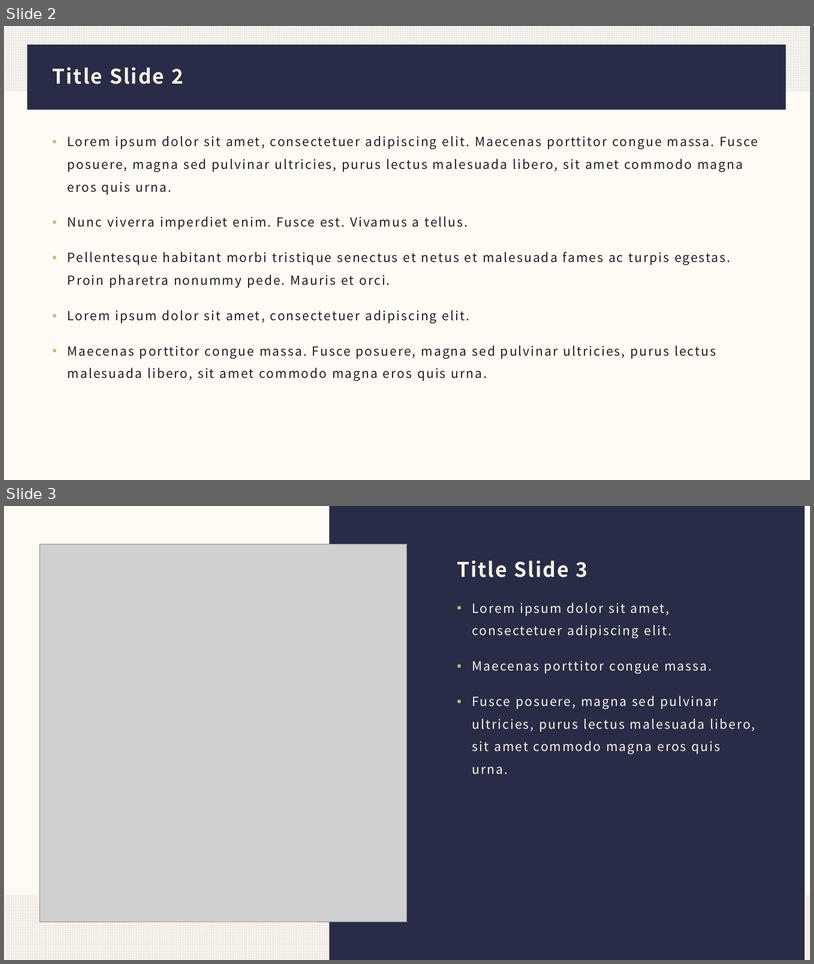
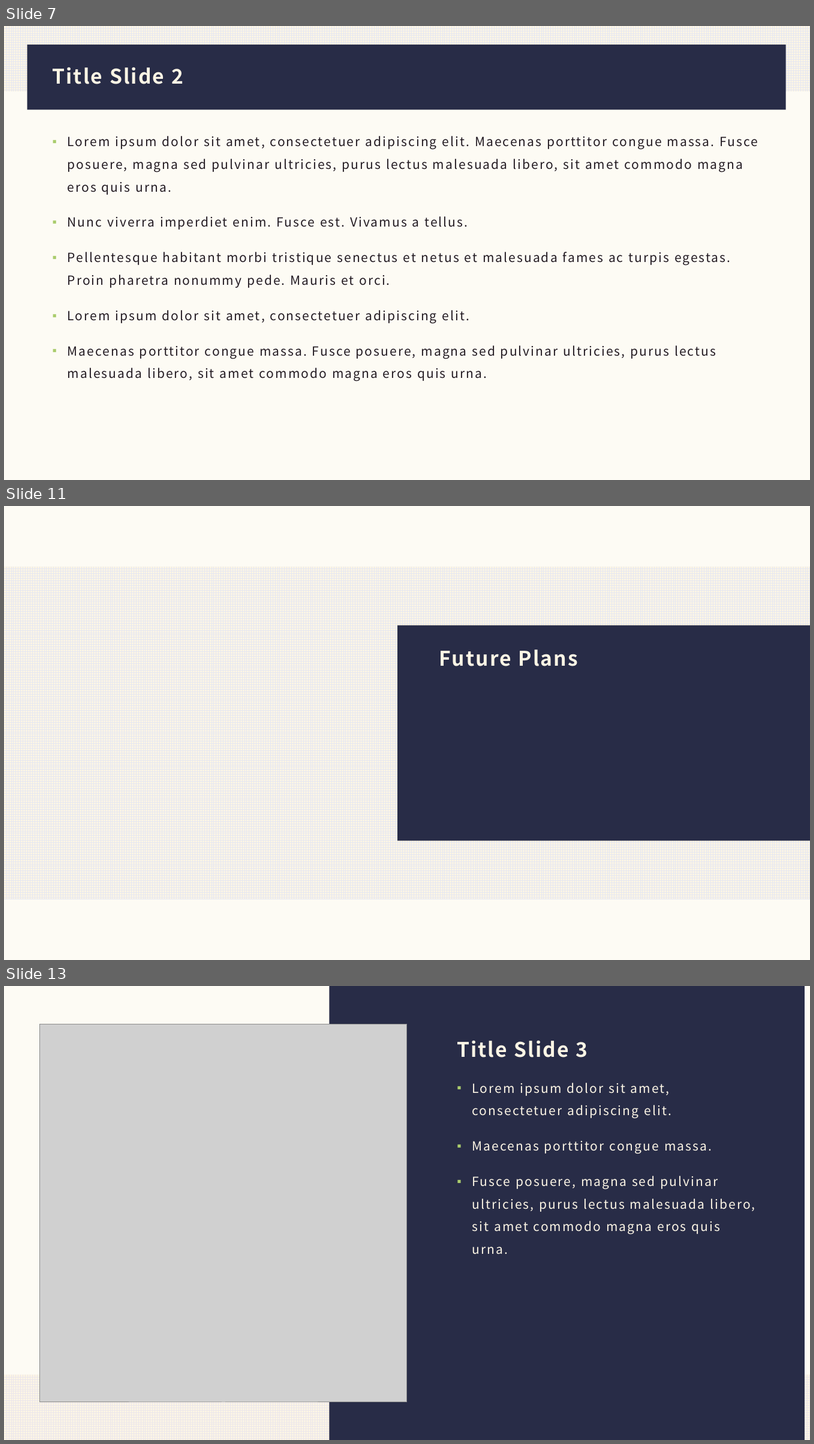
Before and after one commit to IADT-projects/y4-project-ConorWeldon, a slide deck: Docs/Presentation/Presentation.pptx. Shown one above the other, each under a label of ours: slides 2 and 3 before the commit, slides 7, 11 and 13 after it; the slides between them are not shown. The pictures are 814x964 and 814x1444 pixels, drawn with LibreOffice and Linux fonts; fonts in the diff are those of the drawing; grey boxes stand for pictures. Boxes give left, top, right and bottom in pixels: in the first picture for what was removed or moved away, otherwise in the second. Text is boxed around its words. In the diff, an @@ line names an element or a change of style, - is before the commit and + after.

```diff
--- a/Docs/Presentation/Presentation.pptx
+++ b/Docs/Presentation/Presentation.pptx
@@ slide 11 added at [4, 506, 810, 960], background #FCF5E5 at 40% opacity @@
@@ rectangle added at [4, 567, 810, 899], fill pattern #E5E7F1 on #FCF5E5 @@
@@ rectangle added at [398, 625, 810, 841], fill #282C47 @@
@@ title added at [440, 649, 578, 666], 24 pt, text #FCF5E5, bold @@
+Future Plans
@@ what was slide 2 is now slide 7 @@
@@ what was slide 3 is now slide 13 @@
```
Also in this commit, not shown: 1 slide changed, 11 other slides added.
